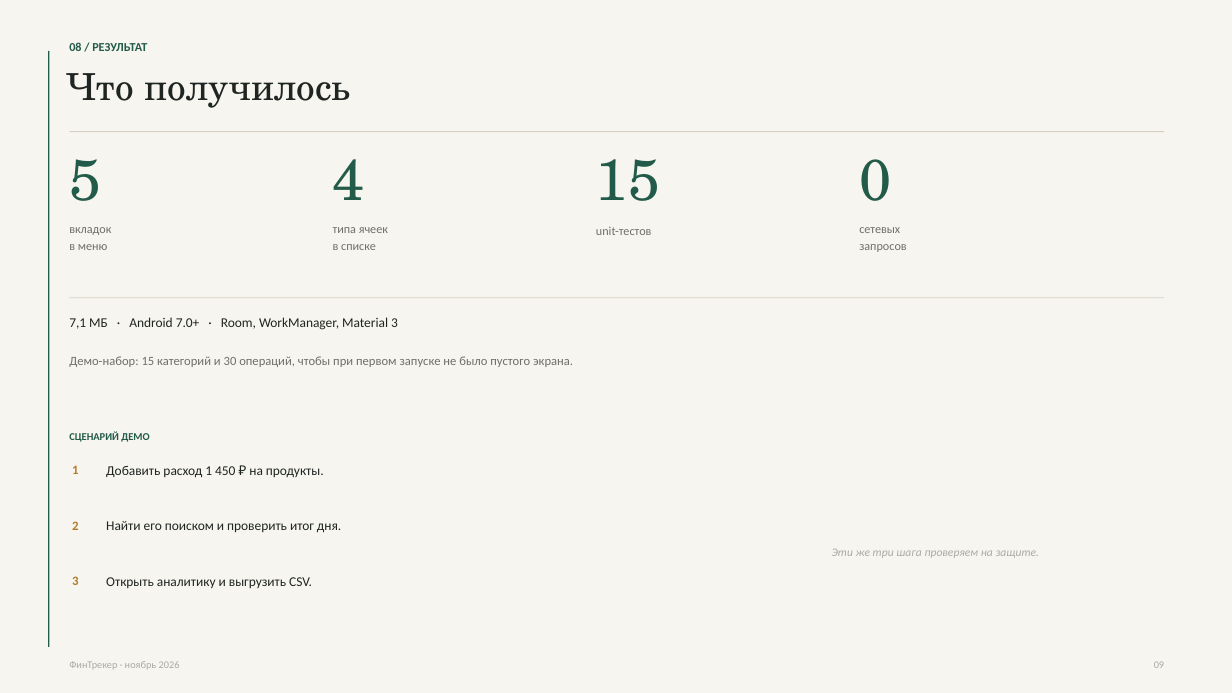
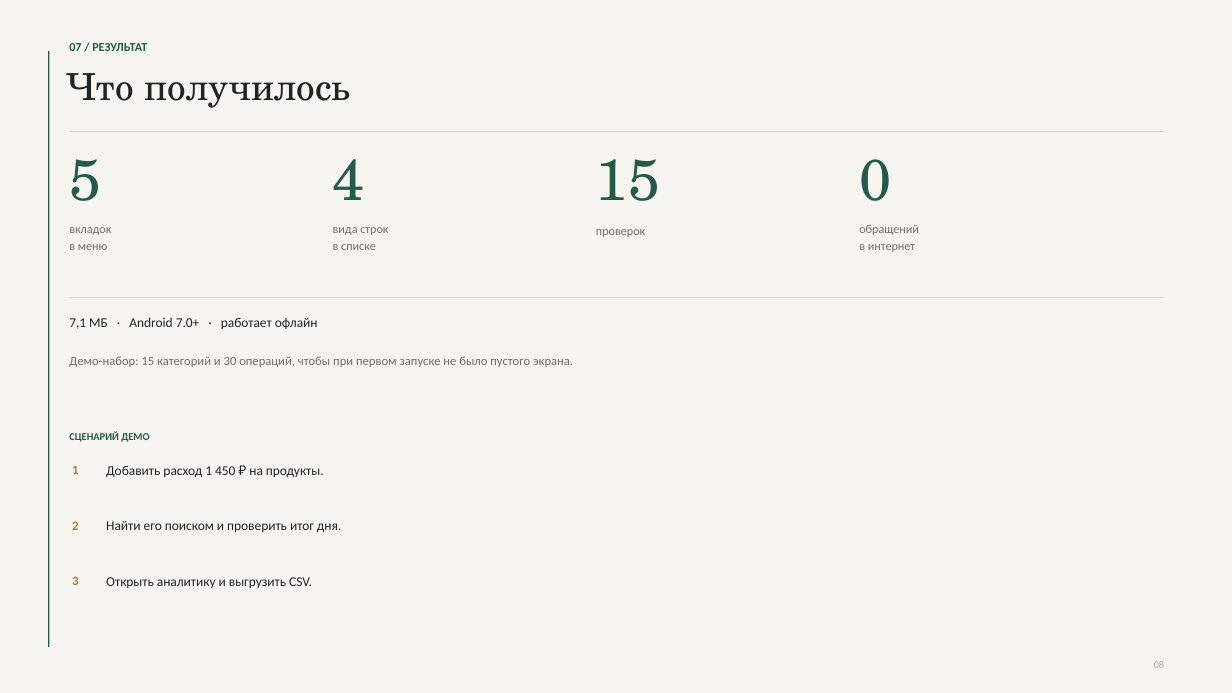
Before and after one commit to Croker0/fintracker, a slide deck: slide 8 of presentation/FinTracker.pptx (slide 9 before the commit). Drawn at 1232x693 pixels with LibreOffice and Linux fonts; fonts in the diff are those of the drawing. Boxes give left, top, right and bottom in pixels: in the first picture for what was removed or moved away, otherwise in the second. Text is boxed around its words. In the diff, an @@ line names an element or a change of style, - is before the commit and + after.

```diff
--- a/presentation/FinTracker.pptx
+++ b/presentation/FinTracker.pptx
@@ text at (69, 43, 147, 51): text changed @@
-08 / РЕЗУЛЬТАТ
+07 / РЕЗУЛЬТАТ
@@ text at (333, 227, 388, 250): text changed @@
-типа ячеек
-в списке
+вида строк
+в списке
@@ text at (596, 229, 645, 237): text changed @@
-unit-тестов
+проверок
@@ text at (859, 225, 919, 252): text changed @@
-сетевых
-запросов
+обращений
+в интернет
@@ text at (69, 317, 318, 329): text changed @@
-7,1 МБ · Android 7.0+ · Room, WorkManager, Material 3
+7,1 МБ · Android 7.0+ · работает офлайн
@@ text removed at (832, 549, 1040, 558) @@
-Эти же три шага проверяем на защите.
@@ text removed at (69, 661, 180, 669) @@
-ФинТрекер · ноябрь 2026
```
Also in this commit, not shown: 5 other slides changed, 4 slides added, 5 slides removed.
